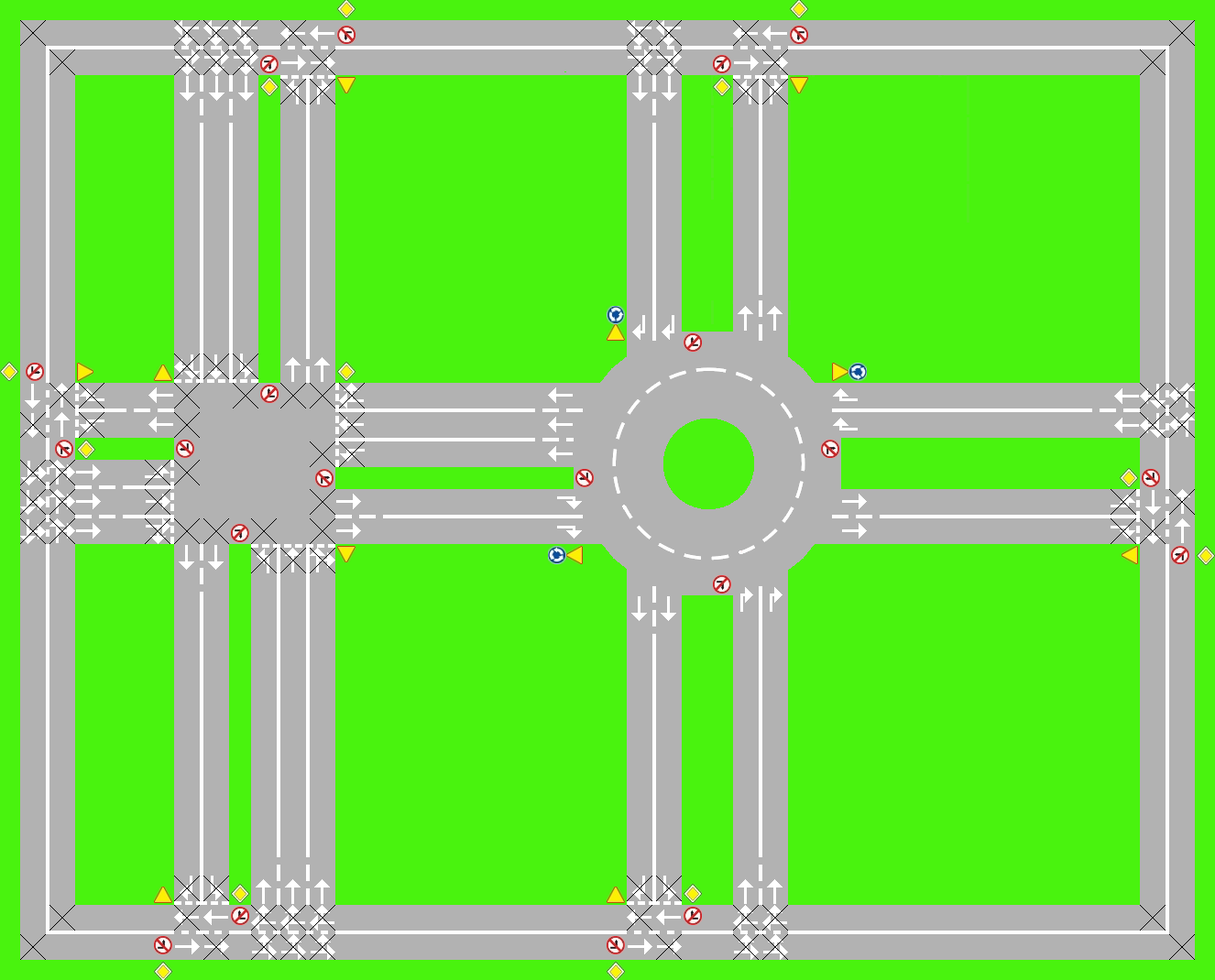
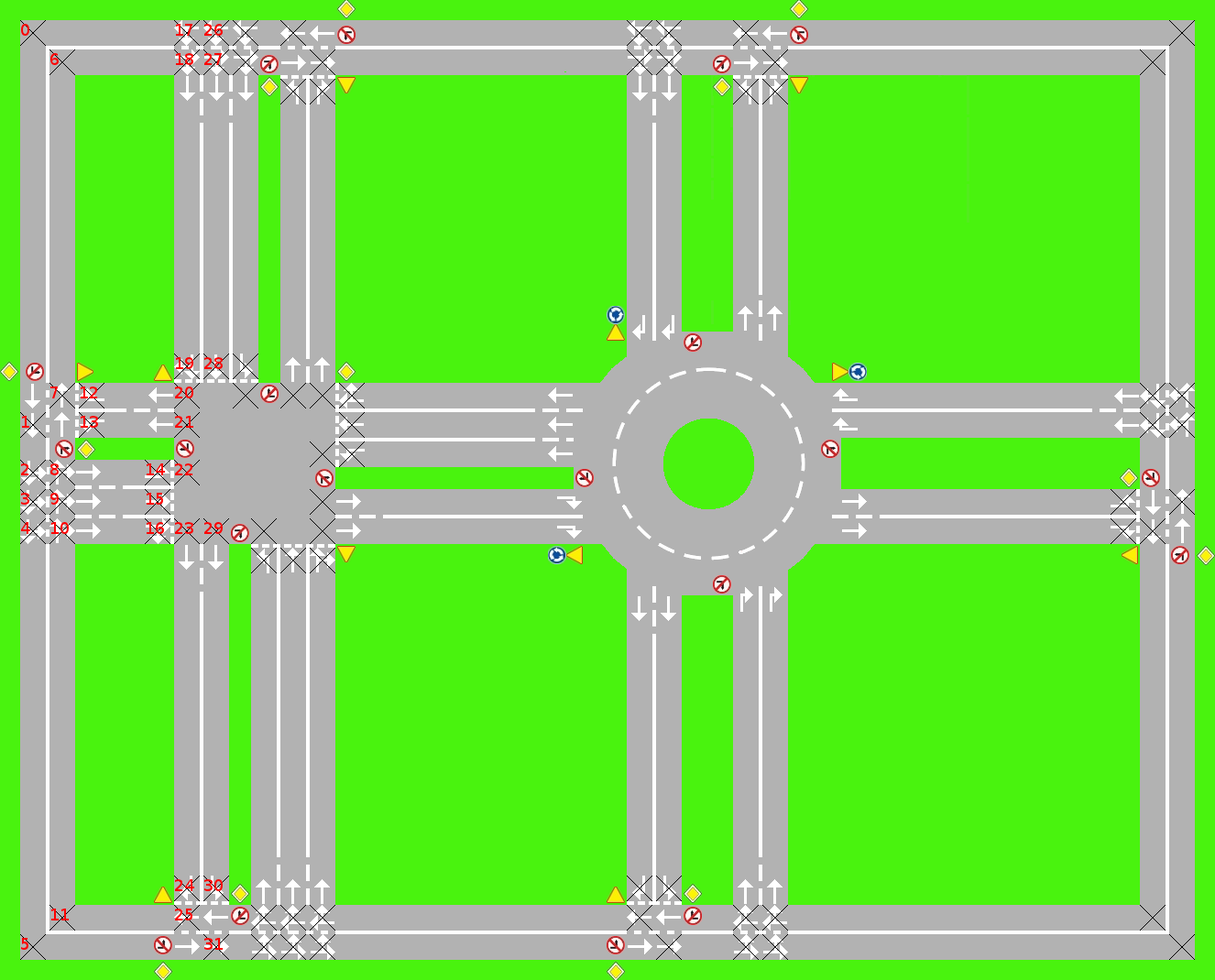
The second 1215px x 980px image is a revision of the first. Changes to its layers:
added layer "31" above "30" over [204, 938, 223, 951]
added layer "30" above "29" over [204, 879, 223, 892]
added layer "29" above "28" over [204, 522, 223, 535]
added layer "28" above "27" over [204, 357, 223, 370]
added layer "27" above "26" over [204, 53, 222, 66]
added layer "26" above "25" over [204, 23, 223, 36]
added layer "25" above "24" over [175, 909, 193, 921]
added layer "24" above "23" over [175, 879, 195, 892]
added layer "23" above "22" over [175, 522, 194, 535]
added layer "22" above "21" over [175, 463, 194, 476]
added layer "21" above "20" over [175, 416, 194, 428]
added layer "20" above "19" over [175, 386, 194, 399]
added layer "19" above "18" over [175, 357, 194, 370]
added layer "18" above "17" over [175, 53, 194, 66]
added layer "17" above "16" over [175, 23, 193, 36]
added layer "16" above "15" over [146, 522, 165, 535]
added layer "15" above "14" over [146, 492, 164, 505]
added layer "14" above "13" over [146, 463, 165, 476]
added layer "13" above "12" over [80, 416, 99, 428]
added layer "12" above "11" over [80, 386, 99, 399]
added layer "11" above "10" over [51, 909, 69, 921]
added layer "10" above "9" over [51, 522, 69, 535]
added layer "9" above "8" over [50, 492, 59, 505]
added layer "4" above "3" over [21, 522, 31, 535]
…and 8 more changes (8 added)
